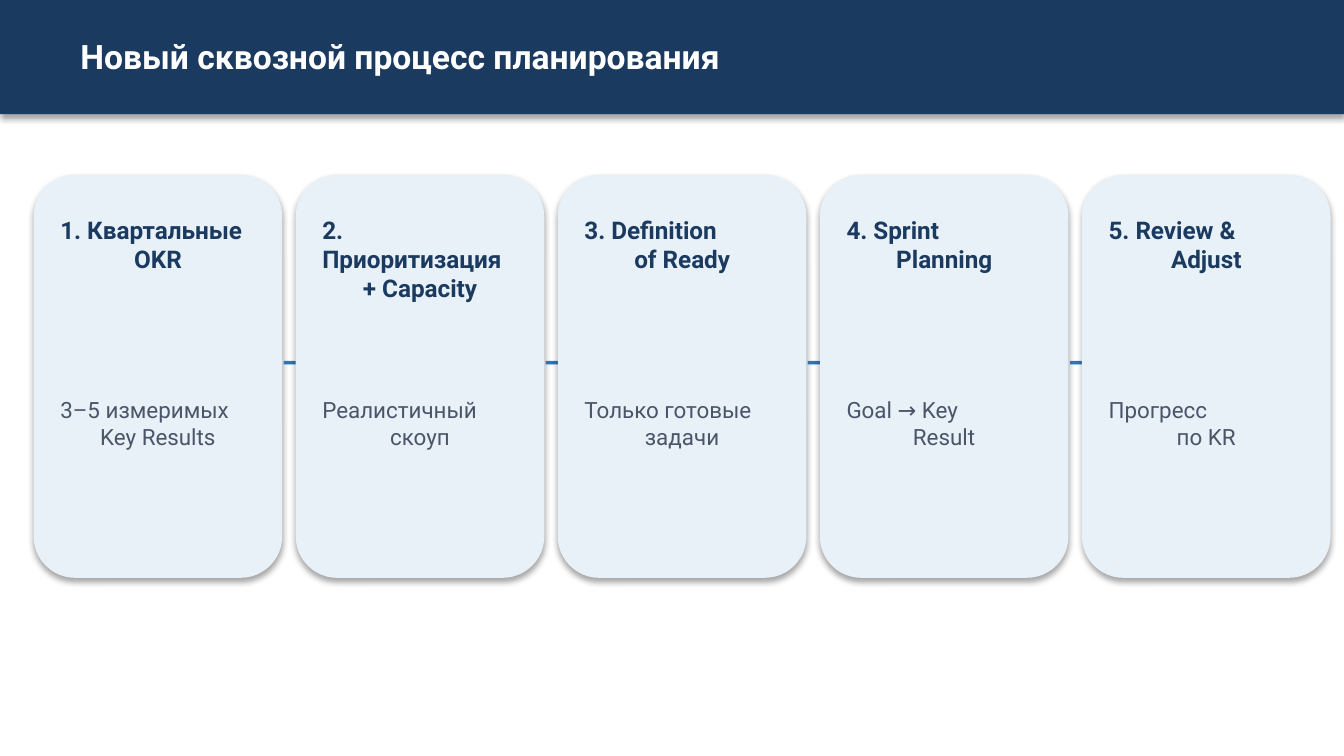
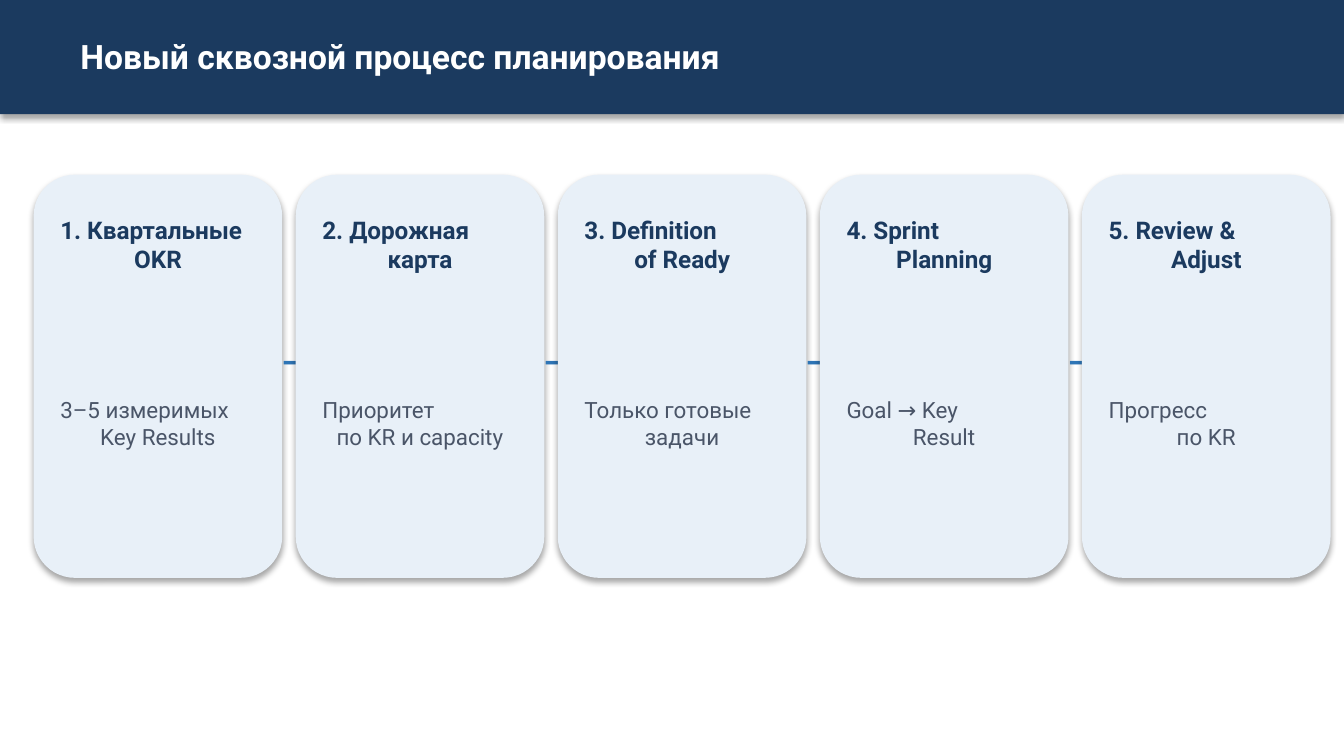
Before and after one commit to camelot270/otus_work, a slide deck: slide 11 of docs/Zashita_proekta_Skvoznoe_planirovanie.pptx. Drawn at 1344x756 pixels with LibreOffice and Linux fonts; fonts in the diff are those of the drawing. Boxes give left, top, right and bottom in pixels: in the first picture for what was removed or moved away, otherwise in the second. Text is boxed around its words. In the diff, an @@ line names an element or a change of style, - is before the commit and + after.

```diff
--- a/docs/Zashita_proekta_Skvoznoe_planirovanie.pptx
+++ b/docs/Zashita_proekta_Skvoznoe_planirovanie.pptx
@@ text at bbox=[322, 221, 469, 273]: text changed @@
-2. Приоритизация
-+ Capacity
+2. Дорожная
+карта
@@ text at bbox=[322, 402, 504, 450]: text changed @@
-Реалистичный
-скоуп
+Приоритет
+по KR и capacity
```
Also in this commit, not shown: 6 other slides changed.
